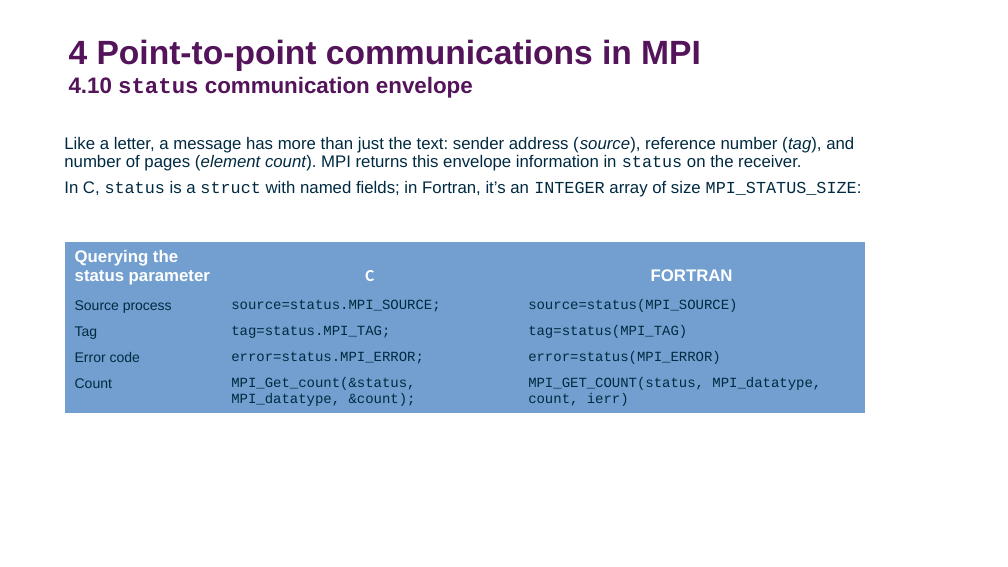
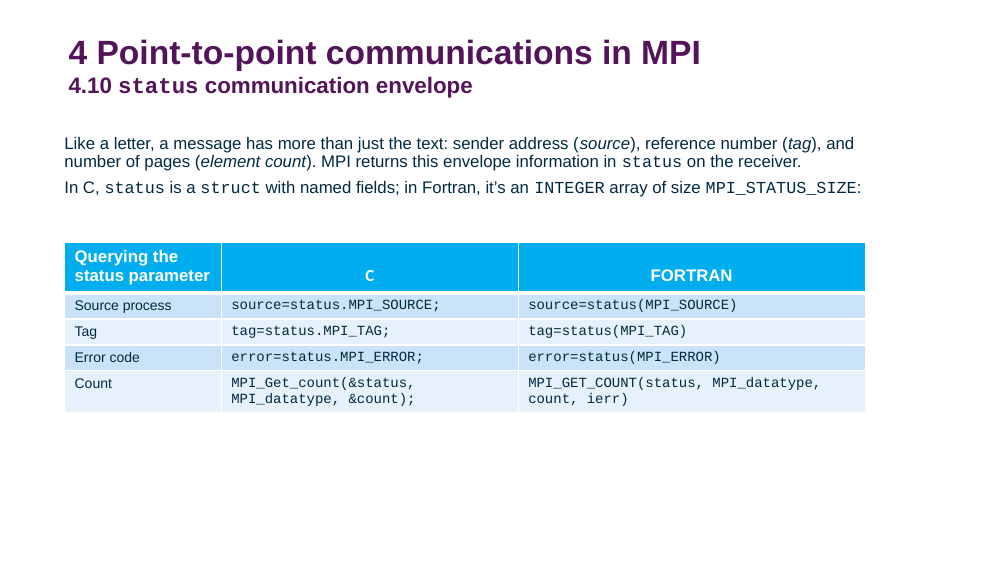
Before and after one commit to DurhamARC-Training/BasicParallelProgramming, a slide deck: slide 46 of OpenMPMPIShortCourse_Spring2026.odp. Drawn at 1008x567 pixels with LibreOffice and Linux fonts; fonts in the diff are those of the drawing; background and template pictures are left out. Boxes give left, top, right and bottom in pixels: in the first picture for what was removed or moved away, otherwise in the second. Text is boxed around its words. In the diff, an @@ line names an element or a change of style, - is before the commit and + after.

Commit message:
Update list of instructors/helper, date and course schedule; begin editing MPI collective communications

```diff
--- a/OpenMPMPIShortCourse_Spring2026.odp
+++ b/OpenMPMPIShortCourse_Spring2026.odp
@@ table at (x1=65, y1=242, x2=865, y2=412) @@
@@ fill #729FCF to #00AEEF in row 1 @@
@@ fill #729FCF to #CAE3F9 in 6 cells @@
@@ fill #729FCF to #E6F1FC in 6 cells @@
@@ borders changed @@
```
Also in this commit, not shown: 47 other slides changed, 12 slides added, 10 slides removed, 2 other files.
